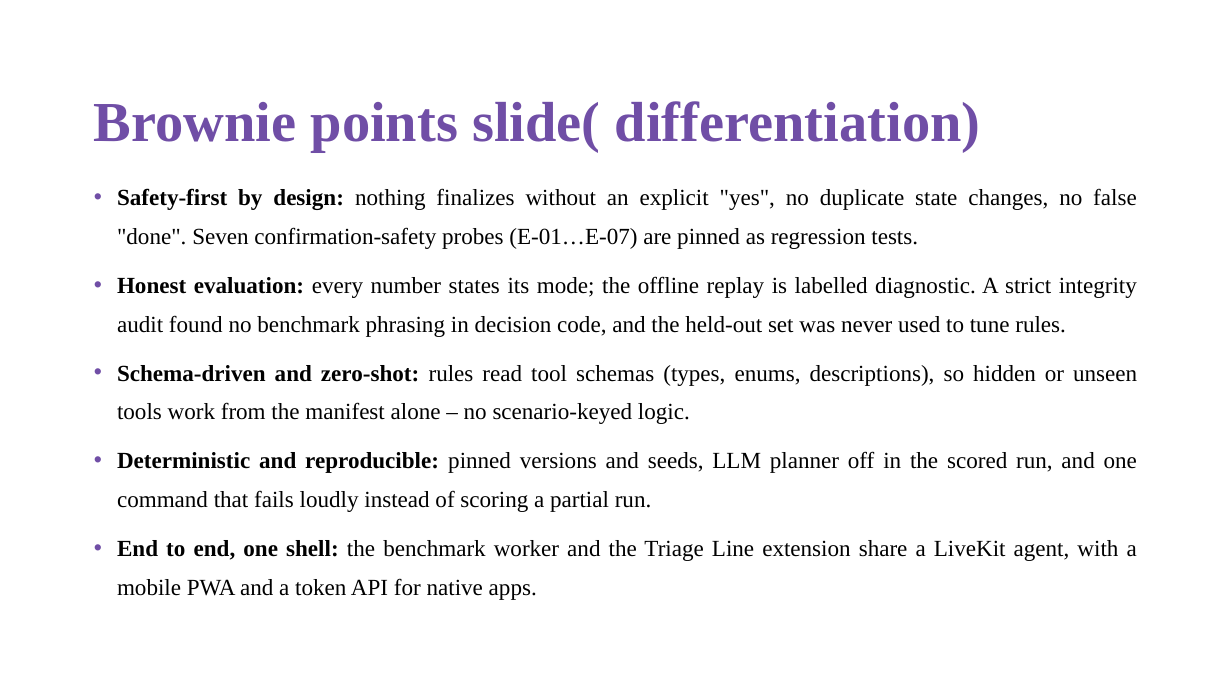
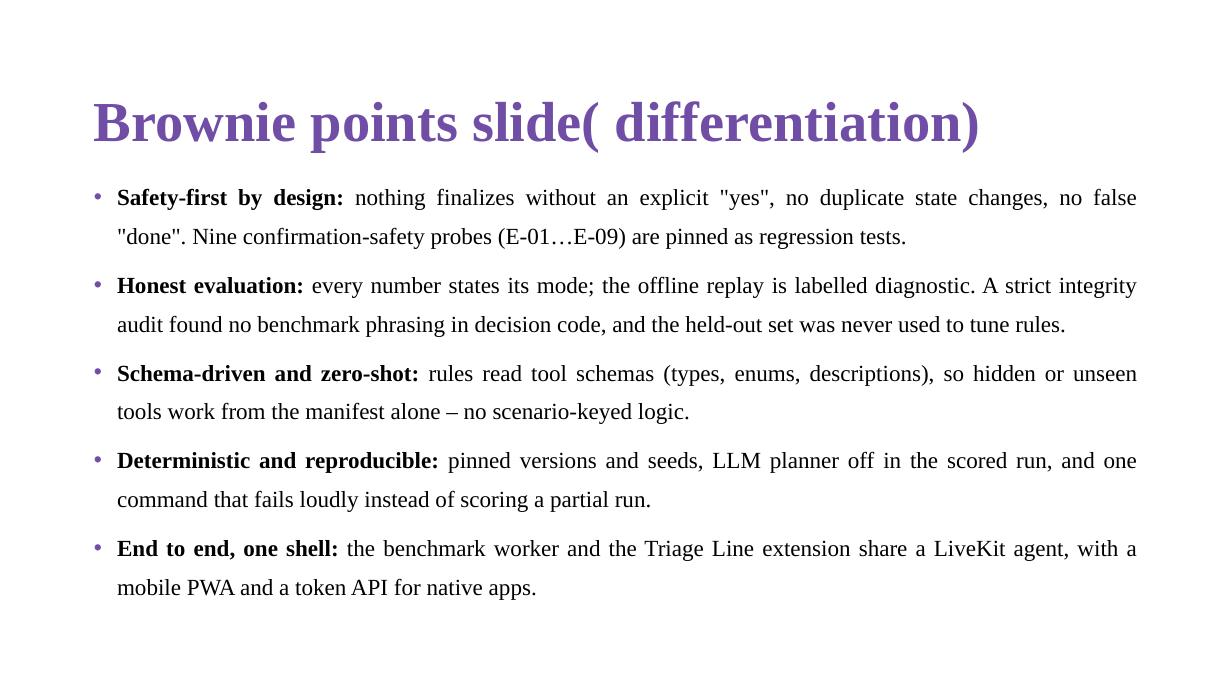
Before and after one commit to RomitDeokar/TriageLine, a slide deck: slide 10 of docs/deck/SRM_Wizards_5_Submission.pptx. Drawn at 1232x693 pixels with LibreOffice and Linux fonts; fonts in the diff are those of the drawing. Boxes give left, top, right and bottom in pixels: in the first picture for what was removed or moved away, otherwise in the second. Text is boxed around its words. In the diff, an @@ line names an element or a change of style, - is before the commit and + after.

```diff
--- a/docs/deck/SRM_Wizards_5_Submission.pptx
+++ b/docs/deck/SRM_Wizards_5_Submission.pptx
@@ text at (x1=117, y1=188, x2=1137, y2=249): text changed @@
-• Safety-first by design: nothing finalizes without an explicit "yes", no duplicate state changes, no false "done". Seven confirmation-safety probes (E-01…E-07) are pinned as regression tests.
+• Safety-first by design: nothing finalizes without an explicit "yes", no duplicate state changes, no false "done". Nine confirmation-safety probes (E-01…E-09) are pinned as regression tests.
```
Also in this commit, not shown: 1 other slide changed.
